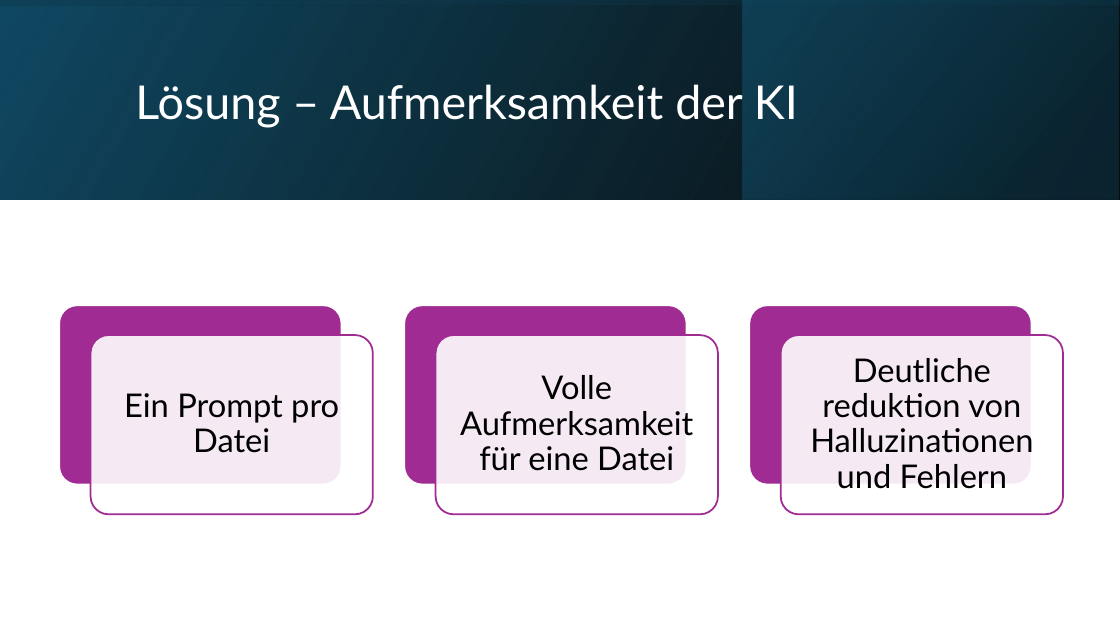
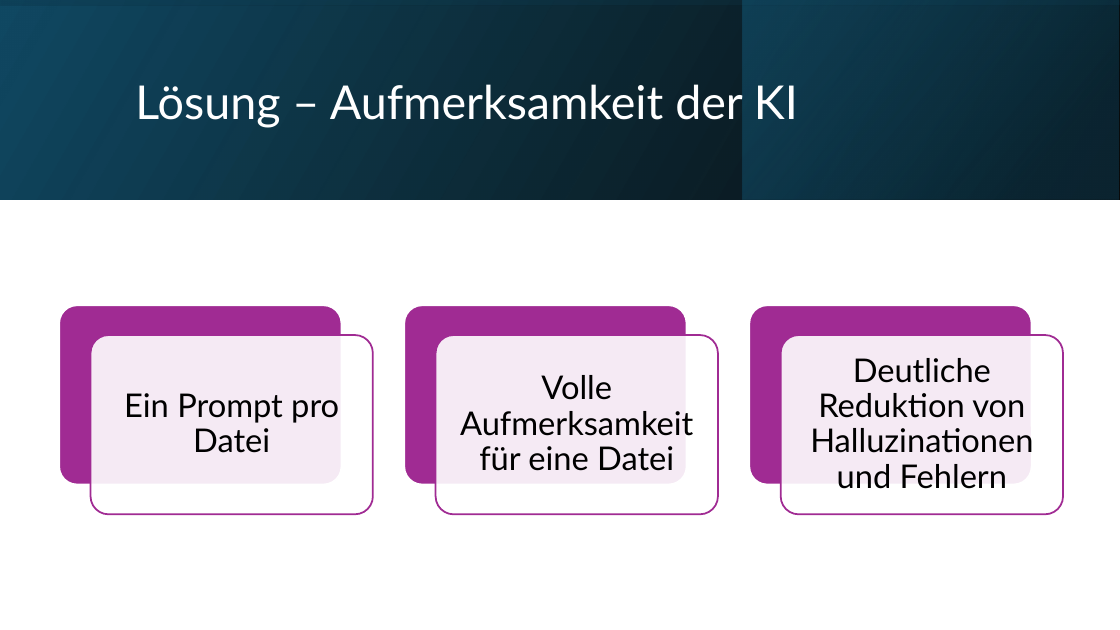
Before and after one commit to kis4-2026ss/projekt-g1-dorninger-pallinger, a slide deck: slide 17 of AI-Assisted Java Legacy Migration.pptx. Drawn at 1120x630 pixels with LibreOffice and Linux fonts; fonts in the diff are those of the drawing. Boxes give left, top, right and bottom in pixels: in the first picture for what was removed or moved away, otherwise in the second. Text is boxed around its words. In the diff, an @@ line names an element or a change of style, - is before the commit and + after.

```diff
--- a/AI-Assisted Java Legacy Migration.pptx
+++ b/AI-Assisted Java Legacy Migration.pptx
@@ text at (810,358,1033,489): text changed @@
-Deutliche reduktion von Halluzinationen und Fehlern
+Deutliche Reduktion von Halluzinationen und Fehlern
```
Also in this commit, not shown: 15 other slides changed, 2 slides added.
